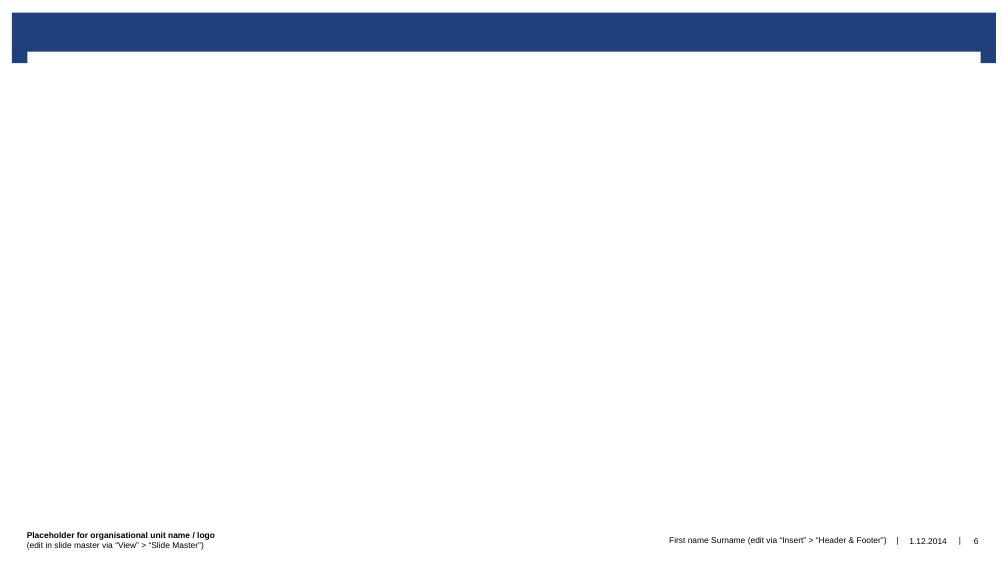
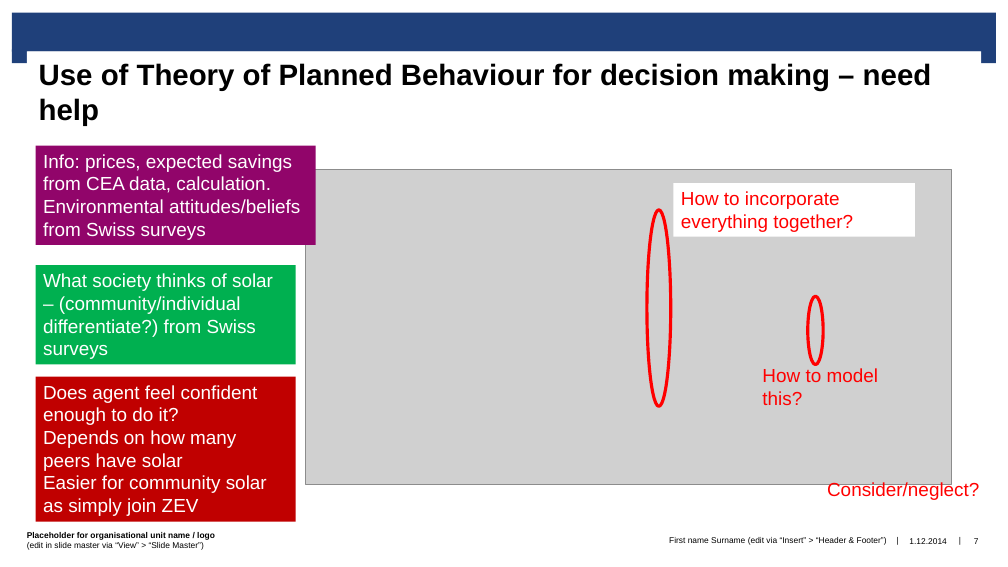
Before and after one commit to prakharmehta95/Thesis, a slide deck: slide 7 of PM/Presentations/PM_ThesisUpdates_Jan25.pptx (slide 6 before the commit). Drawn at 1008x567 pixels with LibreOffice and Linux fonts; fonts in the diff are those of the drawing; grey boxes stand for pictures; background and template pictures are left out. Boxes give left, top, right and bottom in pixels: in the first picture for what was removed or moved away, otherwise in the second. Text is boxed around its words. In the diff, an @@ line names an element or a change of style, - is before the commit and + after.

```diff
--- a/PM/Presentations/PM_ThesisUpdates_Jan25.pptx
+++ b/PM/Presentations/PM_ThesisUpdates_Jan25.pptx
@@ title added at (26,51,981,132), fill #FFFFFF, 28 pt, text #000000, bold @@
+Use of Theory of Planned Behaviour for decision making – need help
@@ rectangle added at (36,146,315,245), fill #91056A, 18 pt, text #FFFFFF @@
+Info: prices, expected savings from CEA data, calculation.
+Environmental attitudes/beliefs from Swiss surveys
@@ picture added at (306,169,951,484) @@
@@ rectangle added at (674,183,915,237), fill #FFFFFF, 18 pt, text #FF0000 @@
+How to incorporate everything together?
@@ ellipse added at (647,210,670,407), outline #FF0000 3 pt @@
@@ rectangle added at (36,265,296,364), fill #00B050, 18 pt, text #FFFFFF @@
+What society thinks of solar – (community/individual differentiate?) from Swiss surveys
@@ ellipse added at (808,296,823,365), outline #FF0000 3 pt @@
@@ rectangle added at (36,377,296,522), fill #C00000, 18 pt, text #FFFFFF @@
+Does agent feel confident enough to do it?
+Depends on how many peers have solar
+Easier for community solar as simply join ZEV
@@ text added at (762,368,878,405), 18 pt, text #FF0000 @@
+How to model this?
@@ text added at (827,482,979,500), 18 pt, text #FF0000 @@
+Consider/neglect?
@@ page number at (974,538,979,544): text changed @@
-6
+7
```
Also in this commit, not shown: 7 other slides changed, 6 slides added, 2 slides removed, 7 other files.
